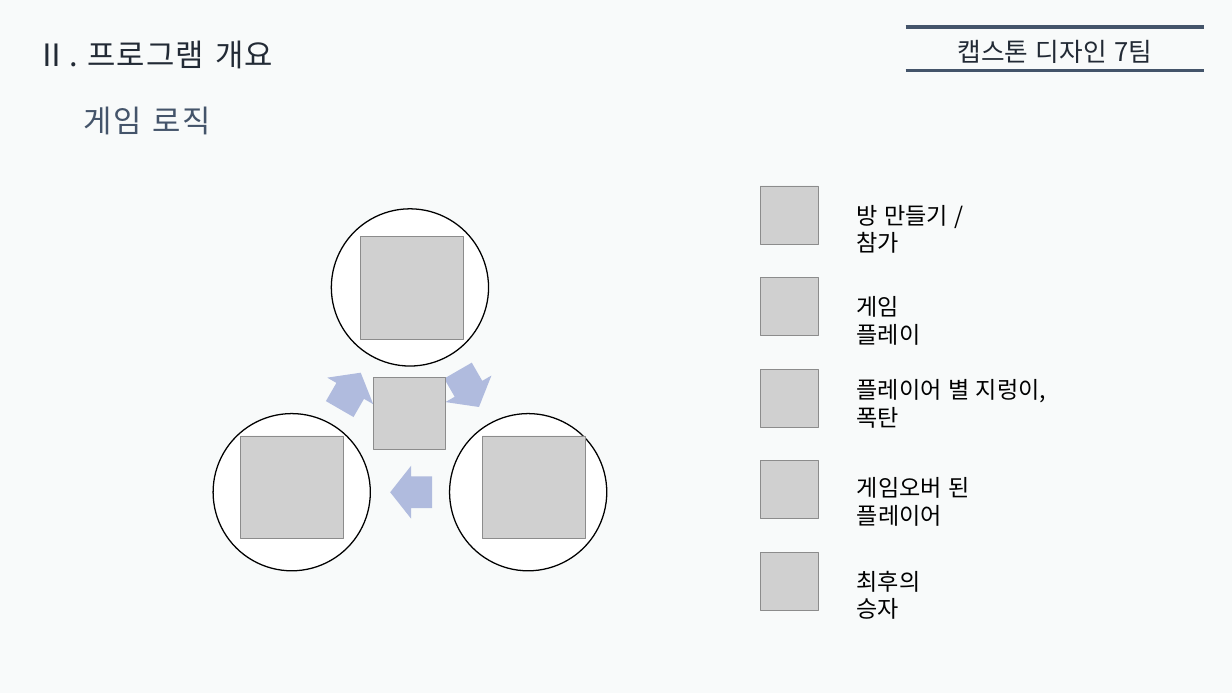
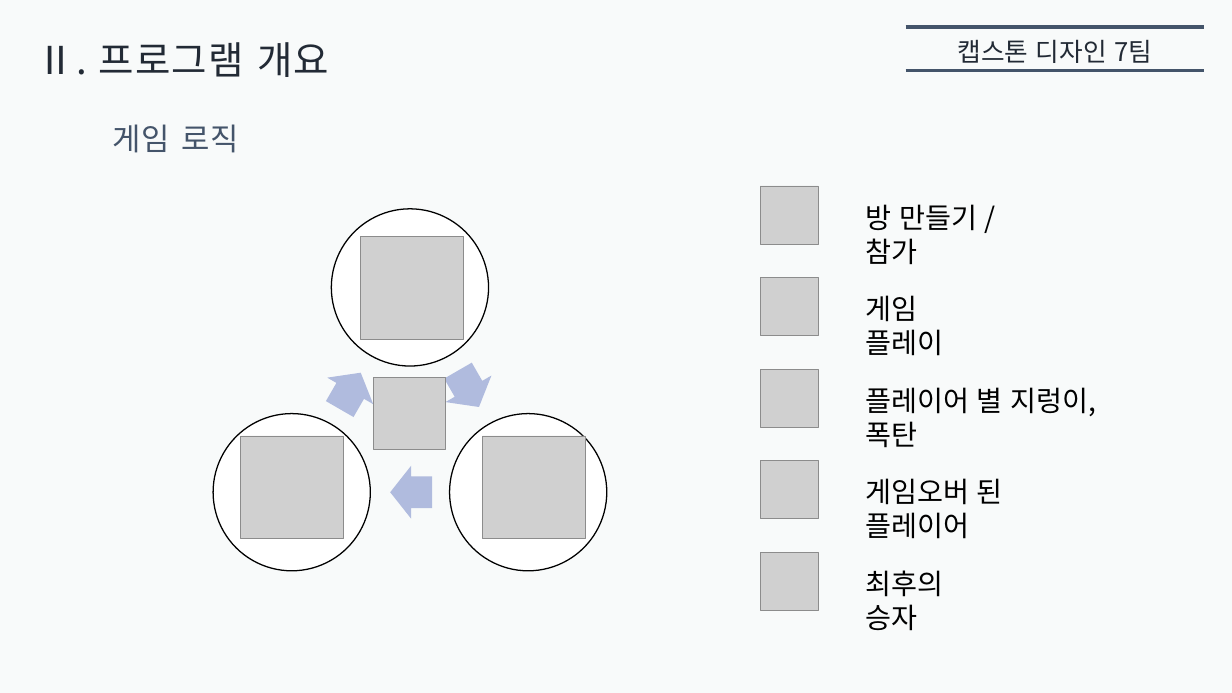
Before and after one commit to inwoo2ya/wormgame, a slide deck: slide 6 of 중간발표.pptx. Drawn at 1232x693 pixels with LibreOffice and Linux fonts; fonts in the diff are those of the drawing; grey boxes stand for pictures. Boxes give left, top, right and bottom in pixels: in the first picture for what was removed or moved away, otherwise in the second. Text is boxed around its words. In the diff, an @@ line names an element or a change of style, - is before the commit and + after.

```diff
--- a/중간발표.pptx
+++ b/중간발표.pptx
@@ text "Ⅱ. 프로그램 개요" at bbox=[37, 42, 329, 77]: size 24 to 30 pt @@
@@ text "게임 로직": place and size @@
-text "게임 로직" at bbox=[84, 106, 211, 135]
+text "게임 로직" at bbox=[112, 124, 239, 153]
@@ text "방 만들기 / 참가": place and size @@
-text "방 만들기 / 참가" at bbox=[857, 205, 948, 253]
+text "방 만들기 / 참가" at bbox=[865, 204, 977, 265]
@@ text "게임 플레이": place and size @@
-text "게임 플레이" at bbox=[857, 296, 921, 345]
+text "게임 플레이" at bbox=[865, 295, 943, 356]
@@ size 18 to 22 pt in 5 elements at bbox=[865, 570, 943, 631], bbox=[865, 295, 943, 356], bbox=[865, 204, 977, 265], bbox=[865, 478, 1003, 539], bbox=[865, 387, 1097, 448] @@
@@ text "플레이어 별 지렁이, 폭탄": place and size @@
-text "플레이어 별 지렁이, 폭탄" at bbox=[857, 379, 1046, 428]
+text "플레이어 별 지렁이, 폭탄" at bbox=[865, 387, 1097, 448]
@@ text "게임오버 된 플레이어": place and size @@
-text "게임오버 된 플레이어" at bbox=[857, 477, 969, 526]
+text "게임오버 된 플레이어" at bbox=[865, 478, 1003, 539]
@@ text "최후의 승자": place and size @@
-text "최후의 승자" at bbox=[857, 570, 921, 619]
+text "최후의 승자" at bbox=[865, 570, 943, 631]
```
Also in this commit, not shown: 18 other slides changed.
